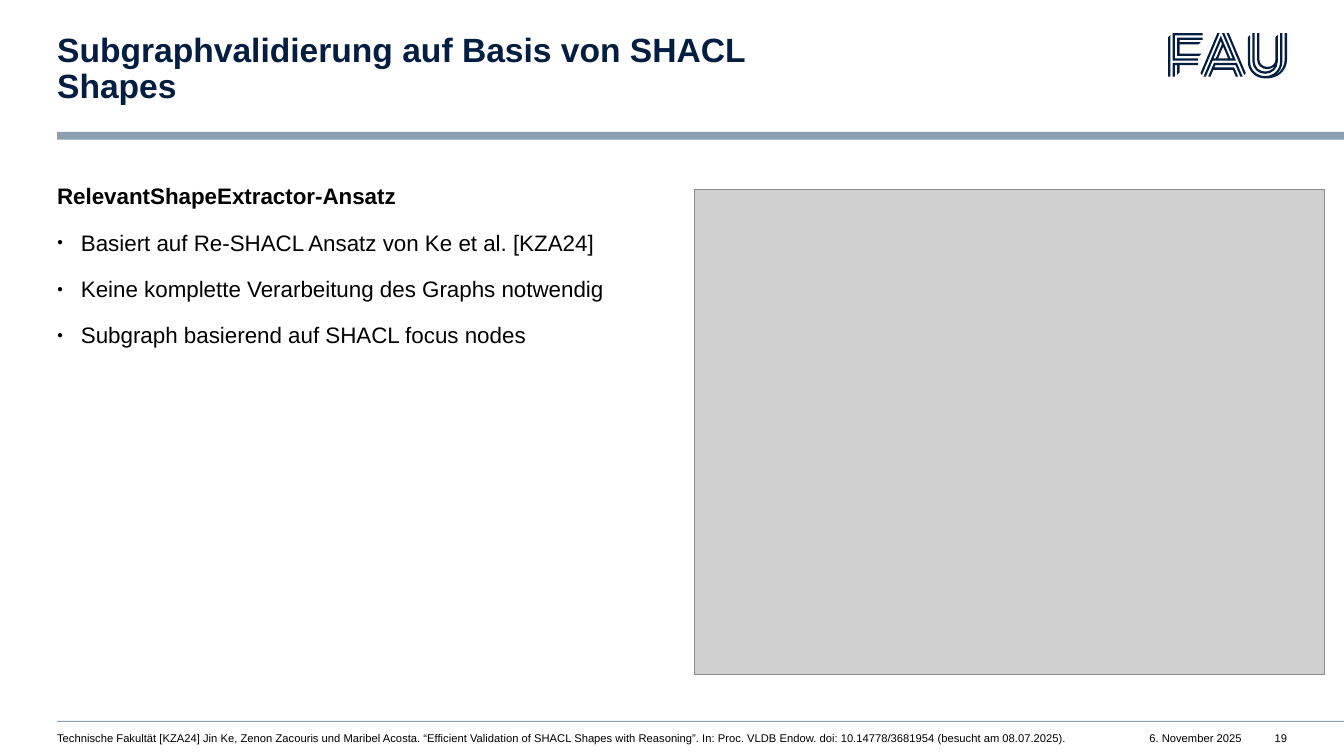
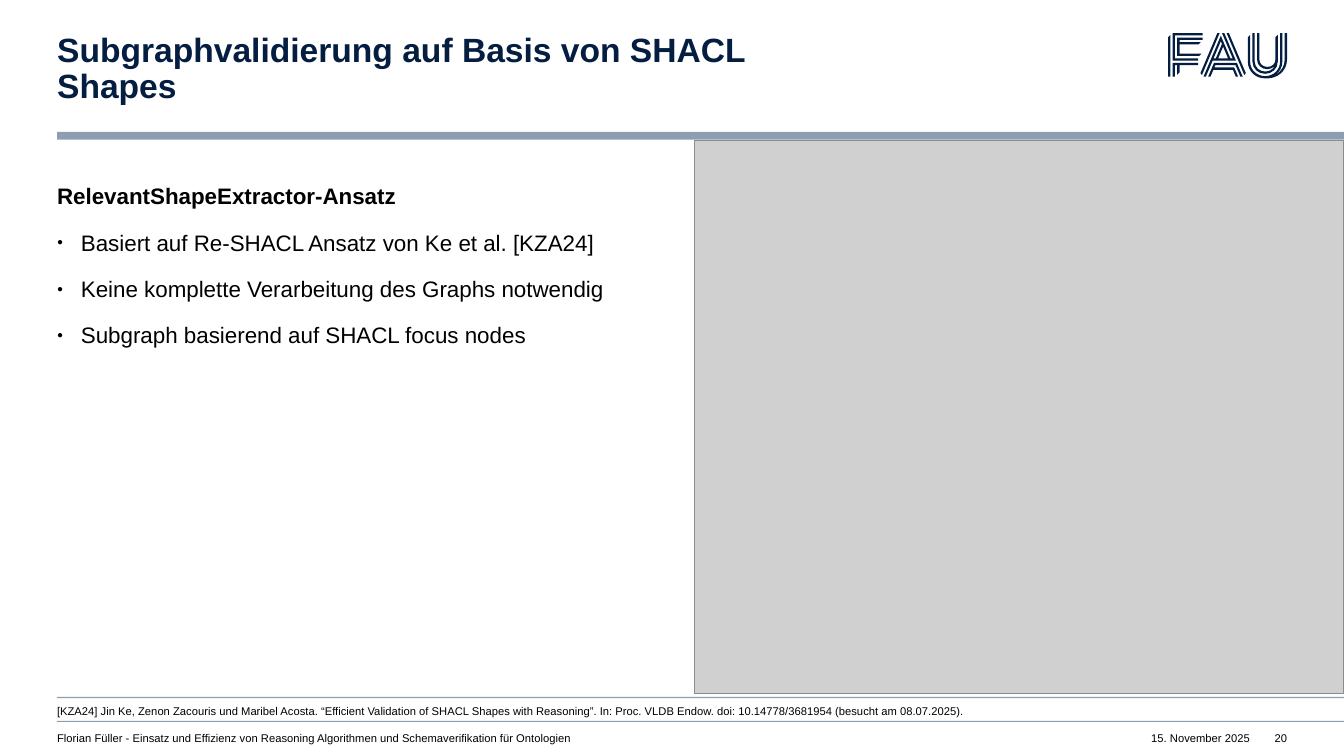
Before and after one commit to psittacus/MasterPresentation, a slide deck: slide 20 of Presentation.odp (slide 19 before the commit). Drawn at 1344x756 pixels with LibreOffice and Linux fonts; fonts in the diff are those of the drawing; grey boxes stand for pictures. Boxes give left, top, right and bottom in pixels: in the first picture for what was removed or moved away, otherwise in the second. Text is boxed around its words. In the diff, an @@ line names an element or a change of style, - is before the commit and + after.

```diff
--- a/Presentation.odp
+++ b/Presentation.odp
@@ picture: place and size @@
-picture at [695,190,1325,675]
+picture at [695,141,1344,694]
@@ text at [57,707,963,718]: text changed @@
-Technische Fakultät [KZA24] Jin Ke, Zenon Zacouris und Maribel Acosta. “Efficient Validation of SHACL Shapes with Reasoning”. In: Proc. VLDB Endow. doi: 10.14778/3681954 (besucht am 08.07.2025).
+[KZA24] Jin Ke, Zenon Zacouris und Maribel Acosta. “Efficient Validation of SHACL Shapes with Reasoning”. In: Proc. VLDB Endow. doi: 10.14778/3681954 (besucht am 08.07.2025).
@@ rectangle added at [57,697,1344,698], fill #8C9FB1 @@
@@ text added at [57,734,570,744], 8 pt, text #000000 @@
+Florian Füller - Einsatz und Effizienz von Reasoning Algorithmen und Schemaverifikation für Ontologien
@@ text at [1151,734,1250,742]: text changed @@
-6. November 2025
+15. November 2025
@@ page number at [1275,734,1287,742]: text changed @@
-19
+20
```
Also in this commit, not shown: 26 other slides changed, 5 slides added, 1 other file.
